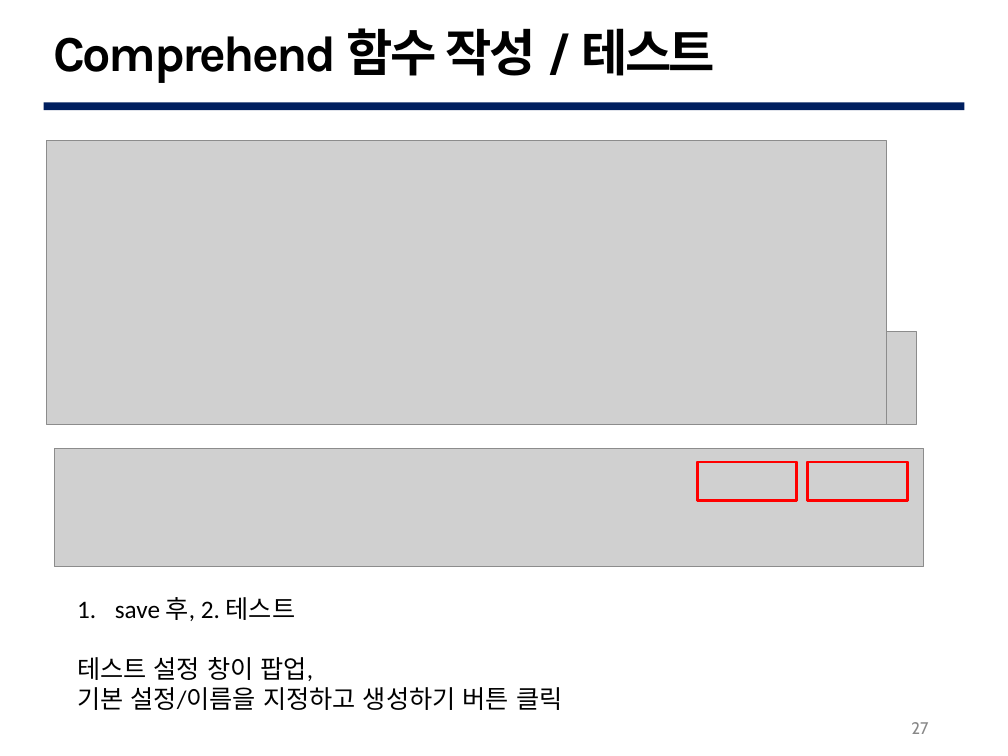
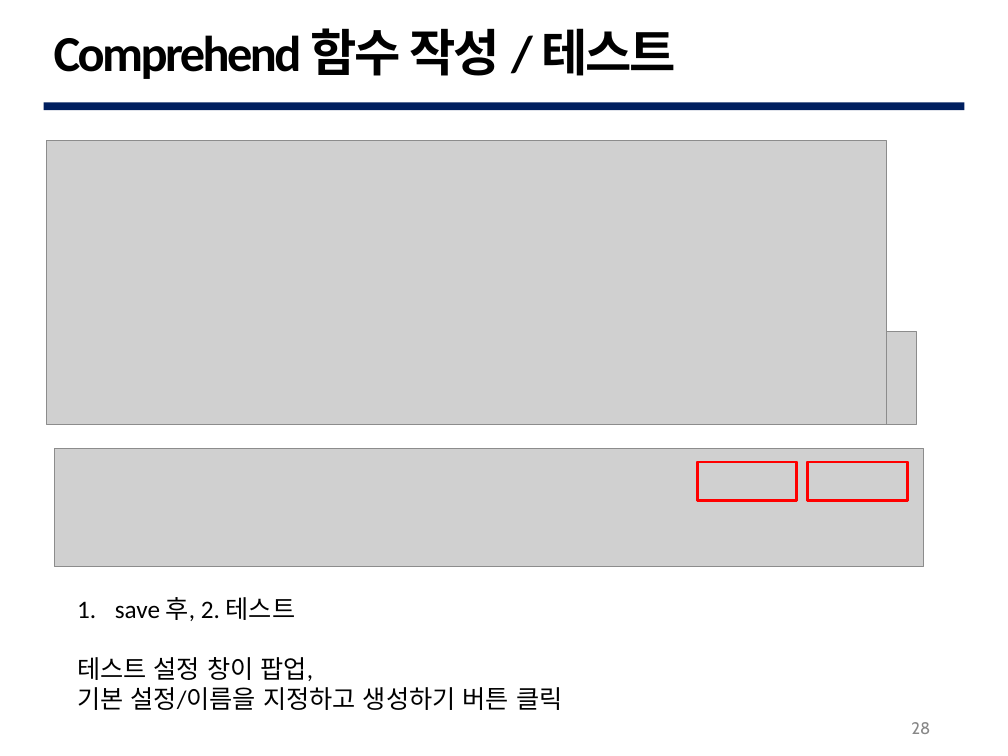
Before and after one commit to lee95292/AWS_Comprehend_onUse, a slide deck: slide 28 of slides/AWS_Comprehend.pptx (slide 27 before the commit). Drawn at 1008x756 pixels with LibreOffice and Linux fonts; fonts in the diff are those of the drawing; grey boxes stand for pictures; background and template pictures are left out. Boxes give left, top, right and bottom in pixels: in the first picture for what was removed or moved away, otherwise in the second. Text is boxed around its words. In the diff, an @@ line names an element or a change of style, - is before the commit and + after.

Commit message:
comprehend slides update

```diff
--- a/slides/AWS_Comprehend.pptx
+++ b/slides/AWS_Comprehend.pptx
@@ text "Comprehend 함수 작성 / 테스트" at (54,28,676,79): font Karla to Calibri @@
@@ page number at (911,722,930,734): text changed @@
-27
+28
```
Also in this commit, not shown: 31 other slides changed, 1 slide added.
